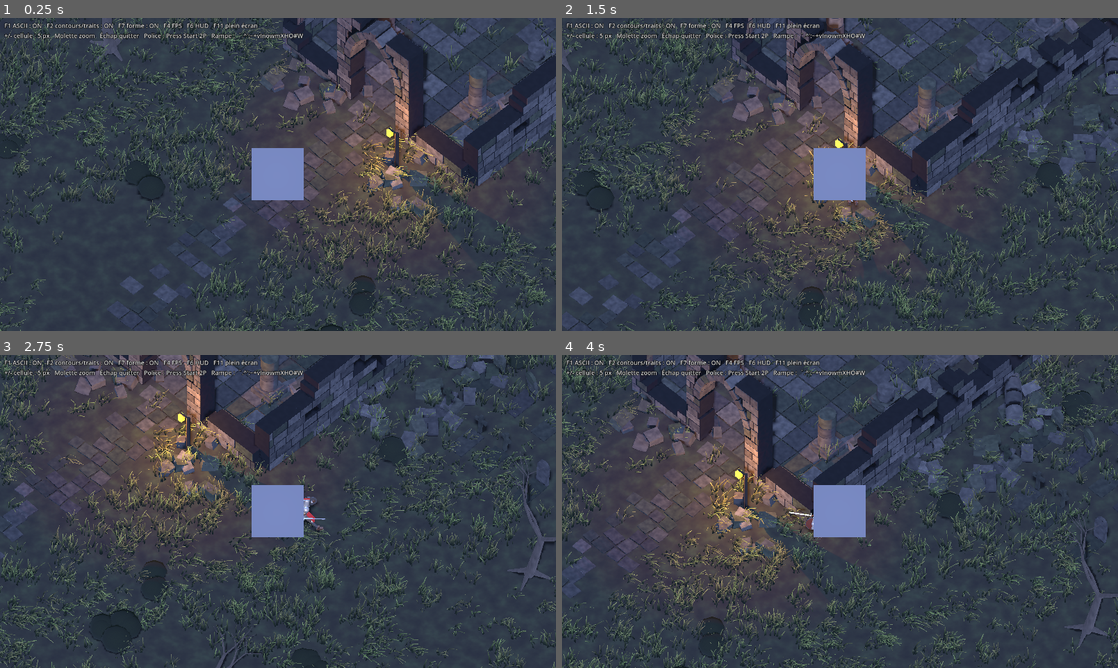
Above: before the commit, frames 1-4 (two rows, left to right).
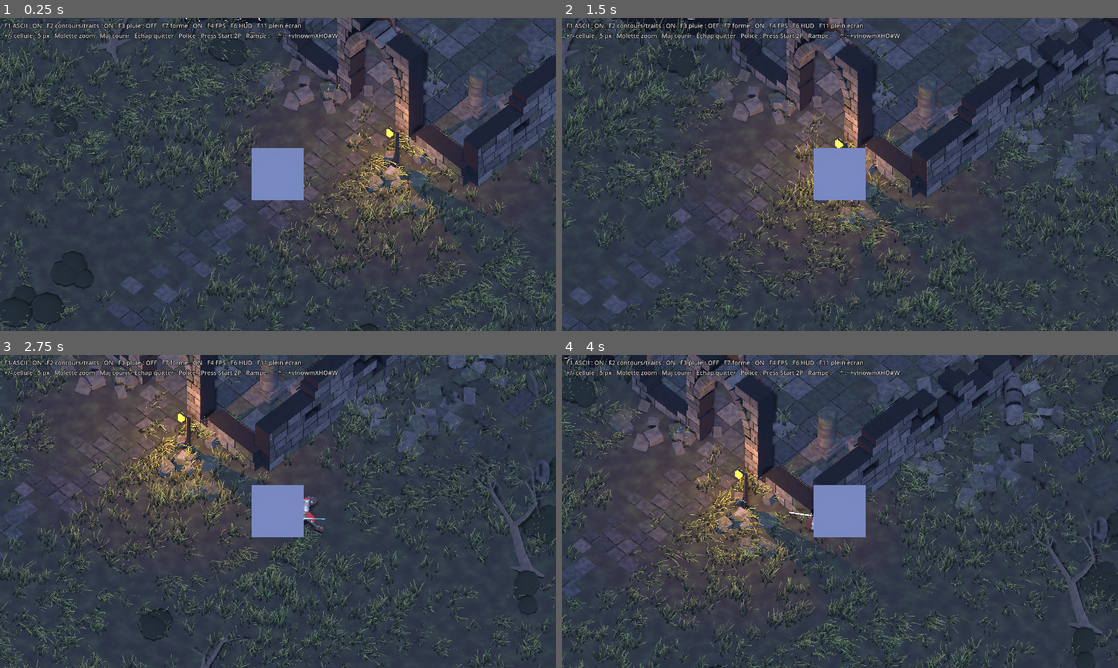
Above: after the commit, the same moments.

Repository: BarbeauAxel/ascii-game
Game: Godot game, scene res://scenes/main.tscn
Same seed, same stepped clock (60 frames per second), same inputs: the game is played once before the commit and once after it.
Inputs (mouse positions are in pixels of both pictures, inside the frame that each line leads up to):
- Up to frame 1 (0.25 s): no input
- Up to frame 2 (1.5 s): move the mouse to (962, 158) at 0.52 s; hold D (move_right) 0.53-1.28 s; hold Shift (run) 0.53-1.28 s; click (962, 158) at 0.67 s; tap Space (jump) at 0.77 s; move the mouse to (728, 190) at 1.27 s; hold S (move_back) from 1.28 s (still down); tap Shift (run) at 1.35 s
- Up to frame 3 (2.75 s): tap Space (jump) at 1.52 s; move the mouse to (333, 442) at 2.02 s; release S (move_back) at 2.03 s; hold D (move_right) from 2.03 s (still down); hold Shift (run) from 2.03 s (still down)
- Up to frame 4 (4 s): move the mouse to (812, 574) at 2.77 s; release D (move_right) at 2.78 s; release Shift (run) at 2.78 s; hold W (move_forward) 2.78-3.53 s; tap Shift (run) at 2.85 s; click (812, 574) at 2.92 s; tap Space (jump) at 3.02, 3.77 s; move the mouse to (1006, 558) at 3.52 s; hold A (move_left) from 3.53 s (still down); hold Shift (run) from 3.53 s (still down)

The runs differ from the first frame. In frame 1, 17% of the frame differs, in the area x 0-100%, y 0-100%; in frame 2, 16%; in frame 3, 18%; in frame 4, 16%.

Commit message:
Étape 2 (partie 2) : mare aux reflets de lune et pluie (F3)
- mare : water.gdshader (vagues, rides, paillettes de lune simulées, ronds
  de pluie), berge de pierres, roseaux ; plus d'herbe ni de buissons dans l'eau
- scripts/world/rain.gd : pluie discrète en GPUParticles3D, éclaboussures,
  fondu, brouillard plus dense ; F3 et --rain
- HUD : état de la pluie, rappel Maj pour courir ; README mis à jour

Diff:
--- a/scenes/main.tscn
+++ b/scenes/main.tscn
@@ -8,6 +8,7 @@
 [ext_resource type="Script" path="res://scripts/world/ruins.gd" id="6_ruins"]
 [ext_resource type="Script" path="res://scripts/world/nature.gd" id="7_nature"]
 [ext_resource type="Script" path="res://scripts/world/flicker_light.gd" id="8_flicker"]
+[ext_resource type="Script" path="res://scripts/world/rain.gd" id="9_rain"]
 
 [sub_resource type="Environment" id="Env_night"]
 background_mode = 1
@@ -100,6 +101,10 @@
 [node name="Player" parent="." instance=ExtResource("2_player")]
 position = Vector3(0, 0.1, 5)
 
+[node name="Rain" type="Node3D" parent="."]
+script = ExtResource("9_rain")
+target_path = NodePath("../Player")
+
 [node name="Camera3D" type="Camera3D" parent="."]
 position = Vector3(10, 13, 14)
 current = true
--- a/scripts/main.gd
+++ b/scripts/main.gd
@@ -2,15 +2,16 @@
 ## Script racine : touches de debug, HUD et compteur de FPS.
 ##
 ## F1 : effet ASCII on/off           F2 : contours et traits orientés on/off
-## F4 : compteur de FPS              F6 : HUD on/off
+## F3 : pluie on/off                 F4 : compteur de FPS              F6 : HUD on/off
 ## F7 : correspondance de forme on/off (sinon rampe de densité seule)
 ## F11 : plein écran                 +/- : taille de cellule
 ## Molette : zoom (géré par camera_follow.gd)       Échap : quitter
-## (F3 : pluie et F5 : joueur fin arrivent aux étapes 2 et 3.)
+## (F5 : joueur en cellules fines arrive à l'étape 3.)
 
 @onready var post: AsciiPostProcess = $Camera3D/AsciiPostProcess
 @onready var hud: Label = $HUD/Label
 @onready var fps_label: Label = $HUD/FpsLabel
+@onready var rain: Node = $Rain  # rain.gd
 
 var _fps_timer := 0.0
 
@@ -74,6 +75,9 @@
 		post.toggle_enabled()
 	elif key.keycode == KEY_F2:
 		post.toggle_edges()
+	elif key.keycode == KEY_F3:
+		rain.toggle()
+		_update_hud()
 	elif key.keycode == KEY_F4:
 		fps_label.visible = not fps_label.visible
 		_fps_timer = 0.0
@@ -97,9 +101,10 @@
 
 func _update_hud() -> void:
 	var on_off := func(value: bool) -> String: return "ON" if value else "OFF"
-	hud.text = "F1 ASCII : %s   F2 contours/traits : %s   F7 forme : %s   F4 FPS   F6 HUD   F11 plein écran\n+/- cellule : %d px   Molette zoom   Échap quitter   Police : %s   Rampe : %s" % [
+	hud.text = "F1 ASCII : %s   F2 contours/traits : %s   F3 pluie : %s   F7 forme : %s   F4 FPS   F6 HUD   F11 plein écran\n+/- cellule : %d px   Molette zoom   Maj courir   Échap quitter   Police : %s   Rampe : %s" % [
 		on_off.call(post.ascii_enabled),
 		on_off.call(post.edges_enabled),
+		on_off.call(rain.active),
 		on_off.call(post.shape_matching_enabled),
 		post.cell_size,
 		post.get_font_name(),
--- a/scripts/world/nature.gd
+++ b/scripts/world/nature.gd
@@ -11,6 +11,8 @@
 ## - Arbres morts : branches récursives tordues (cylindres effilés), fusionnées
 ##   en un seul maillage par arbre avec SurfaceTool.
 ## - Buissons : amas de sphères aplaties, fusionnés de la même façon.
+## - Mare : surface d'eau (water.gdshader) au contour irrégulier, berge de
+##   pierres, roseaux. La pluie (rain.gd) y fait apparaître des ronds de gouttes.
 
 @export var seed := 4242
 @export var ground_size := 110.0
@@ -20,11 +22,15 @@
 @export var grass_extent := 30.0
 
 const GRASS_SHADER := preload("res://shaders/grass.gdshader")
+const WATER_SHADER := preload("res://shaders/water.gdshader")
 const STONE := preload("res://scripts/world/stone_material.gd")
 
 # Zones sans herbe (ou presque) : nef dallée et chemin.
 const NAVE_RECT := Rect2(-5.3, -16.8, 10.6, 16.4)
 const PATH_RECT := Rect2(-1.4, -0.4, 2.8, 14.5)
+# Mare : centre et rayon moyen (contour irrégulier, voir pond_radius()).
+const POND_CENTER := Vector2(-10.5, -1.0)
+const POND_RADIUS := 3.4
 
 var _rng := RandomNumberGenerator.new()
 
@@ -34,6 +40,7 @@
 		child.queue_free()
 	_rng.seed = seed
 	_build_ground()
+	_build_pond()
 	_build_grass()
 	_build_trees()
 	_build_bushes()
@@ -107,13 +114,25 @@
 		var keep := smoothstep(0.25, 0.65, patch)
 		if NAVE_RECT.has_point(center) or PATH_RECT.has_point(center):
 			keep *= 0.12
+		# Mare : pas d'herbe dans l'eau, roseaux hauts et secs sur la rive.
+		var shore := _pond_distance(center)
+		if shore < 0.15:
+			continue
+		var reeds := shore < 0.9
+		if reeds:
+			keep = 0.9
 		if _rng.randf() > keep:
 			continue
 		var blades := _rng.randi_range(7, 15)
 		var tall := lerpf(0.35, 0.95, patch)
 		var dry := clampf(_rng.randf_range(-0.2, 0.6) + (1.0 - patch) * 0.4, 0.0, 1.0)
+		if reeds:
+			tall = _rng.randf_range(1.1, 1.6)
+			dry = _rng.randf_range(0.5, 1.0)
 		for b in blades:
 			var p := center + Vector2(_rng.randf_range(-1, 1), _rng.randf_range(-1, 1)) * 0.22
+			if _pond_distance(p) < 0.1:
+				continue
 			var h := tall * _rng.randf_range(0.55, 1.15)
 			var w := _rng.randf_range(0.8, 1.4)
 			# Inclinaison naturelle aléatoire + orientation.
@@ -170,6 +189,88 @@
 	for i in [i0, i1, i2]:
 		st.set_uv(uvs[i])
 		st.add_vertex(pts[i])
+
+
+# --- Mare ---------------------------------------------------------------------------------
+
+## Rayon de la mare dans la direction `angle` (contour irrégulier, déterministe).
+static func pond_radius(angle: float) -> float:
+	return POND_RADIUS * (1.0 + 0.17 * sin(3.0 * angle + 1.0) + 0.09 * sin(5.0 * angle + 2.0) + 0.05 * sin(9.0 * angle))
+
+
+## Distance (mètres) d'un point au bord de la mare : négative dans l'eau.
+func _pond_distance(p: Vector2) -> float:
+	var d := p - POND_CENTER
+	return d.length() - pond_radius(d.angle())
+
+
+func _build_pond() -> void:
+	# Disque polaire assez fin pour que les vagues déforment les sommets.
+	var st := SurfaceTool.new()
+	st.begin(Mesh.PRIMITIVE_TRIANGLES)
+	var segments := 64
+	var rings := 10
+	var water_y := 0.03
+	var pts: Array[Vector3] = []
+	pts.append(Vector3(POND_CENTER.x, water_y, POND_CENTER.y))
+	for ring in range(1, rings + 1):
+		for k in segments:
+			var a := TAU * k / segments
+			var r := pond_radius(a) * float(ring) / rings
+			pts.append(Vector3(POND_CENTER.x + cos(a) * r, water_y, POND_CENTER.y + sin(a) * r))
+	st.set_normal(Vector3.UP)
+	for k in segments:
+		var k1 := (k + 1) % segments
+		_water_tri(st, pts[0], pts[1 + k1], pts[1 + k])
+		for ring in range(1, rings):
+			var i0 := 1 + (ring - 1) * segments
+			var i1 := 1 + ring * segments
+			_water_tri(st, pts[i0 + k], pts[i0 + k1], pts[i1 + k])
+			_water_tri(st, pts[i0 + k1], pts[i1 + k1], pts[i1 + k])
+	var mat := ShaderMaterial.new()
+	mat.shader = WATER_SHADER
+	var water := MeshInstance3D.new()
+	water.name = "Pond"
+	water.mesh = st.commit()
+	water.material_override = mat
+	water.cast_shadow = GeometryInstance3D.SHADOW_CASTING_SETTING_OFF
+	water.add_to_group("rain_receivers")
+	add_child(water)
+
+	# Berge : pierres plates et galets le long du bord.
+	var rock_mat := StandardMaterial3D.new()
+	rock_mat.albedo_color = Color(0.36, 0.36, 0.34)
+	rock_mat.albedo_texture = STONE.get_material().albedo_texture
+	rock_mat.uv1_triplanar = true
+	rock_mat.uv1_world_triplanar = true
+	rock_mat.uv1_scale = Vector3(1.5, 1.5, 1.5)
+	rock_mat.roughness = 0.9
+	var rocks := SurfaceTool.new()
+	rocks.begin(Mesh.PRIMITIVE_TRIANGLES)
+	var a := 0.0
+	while a < TAU:
+		var size := _rng.randf_range(0.18, 0.45)
+		var r := pond_radius(a) + _rng.randf_range(-0.1, 0.25)
+		var pos := Vector3(POND_CENTER.x + cos(a) * r, size * 0.15, POND_CENTER.y + sin(a) * r)
+		var sphere := SphereMesh.new()
+		sphere.radius = size
+		sphere.height = size * 2.0
+		sphere.radial_segments = 7
+		sphere.rings = 4
+		var basis_rock := Basis.from_euler(Vector3(_rng.randf_range(-0.3, 0.3), _rng.randf() * TAU, _rng.randf_range(-0.3, 0.3)))
+		rocks.append_from(sphere, 0, Transform3D(basis_rock * Basis.from_scale(Vector3(1.3, 0.45, 1.0)), pos))
+		a += _rng.randf_range(0.12, 0.45)
+	var shore := MeshInstance3D.new()
+	shore.name = "PondRocks"
+	shore.mesh = rocks.commit()
+	shore.material_override = rock_mat
+	add_child(shore)
+
+
+func _water_tri(st: SurfaceTool, a: Vector3, b: Vector3, c: Vector3) -> void:
+	for v in [a, b, c]:
+		st.set_uv(Vector2(v.x, v.z))
+		st.add_vertex(v)
 
 
 # --- Arbres morts ----------------------------------------------------------------------
@@ -284,7 +385,7 @@
 	while placed < 26:
 		var p := Vector3(_rng.randf_range(-24, 24), 0, _rng.randf_range(-26, 20))
 		var p2 := Vector2(p.x, p.z)
-		if NAVE_RECT.grow(1.2).has_point(p2) or PATH_RECT.grow(1.0).has_point(p2) or p2.length() < 3.0:
+		if NAVE_RECT.grow(1.2).has_point(p2) or PATH_RECT.grow(1.0).has_point(p2) or p2.length() < 3.0 or _pond_distance(p2) < 1.0:
 			continue
 		placed += 1
 		var lumps := _rng.randi_range(3, 7)
--- /dev/null
+++ b/scripts/world/rain.gd
@@ -0,0 +1,170 @@
+class_name Rain
+extends Node3D
+## Pluie (F3) : gouttes en GPUParticles3D, éclaboussures au sol, ronds sur la
+## mare, brouillard qui s'épaissit. Construite en code.
+##
+## La zone de pluie suit le joueur (la caméra orthographique ne voit qu'un
+## rectangle de terrain autour de lui). Les particules sont en coordonnées
+## monde : une goutte déjà tombée ne suit pas le joueur.
+##
+## Les gouttes sont des traits verticaux opaques (le shader ASCII ne lit que
+## l'image opaque) et « souples » (rugosité 1.0) : elles deviennent des
+## glyphes | / sans être cernées de contours.
+
+## Nœud suivi (le joueur).
+@export var target_path: NodePath
+## Côté du carré couvert par la pluie (mètres) : couvre le zoom le plus large.
+@export var area := 48.0
+## Hauteur d'apparition des gouttes.
+@export var drop_height := 14.0
+@export var drop_count := 3500
+@export var drop_speed := 17.0
+@export var splash_count := 2000
+## Vent : inclinaison des gouttes (m/s horizontaux).
+@export var wind := Vector3(2.0, 0.0, 0.8)
+## Durée du fondu (début / fin d'averse), en secondes.
+@export var fade_time := 1.5
+## Brouillard multiplié par ce facteur sous la pluie.
+@export var fog_boost := 3.0
+
+var active := false
+var _amount := 0.0
+var _target: Node3D
+var _drops: GPUParticles3D
+var _splashes: GPUParticles3D
+var _env: Environment
+var _fog_density := 0.0
+var _fog_height_density := 0.0
+
+
+func _ready() -> void:
+	_target = get_node_or_null(target_path) as Node3D
+	_drops = _make_drops()
+	_splashes = _make_splashes()
+	_drops.emitting = false
+	_splashes.emitting = false
+	var world := get_viewport().find_world_3d()
+	if world and world.environment:
+		_env = world.environment
+	elif get_tree().current_scene:
+		var we := get_tree().current_scene.find_child("WorldEnvironment", true, false) as WorldEnvironment
+		if we:
+			_env = we.environment
+	if _env:
+		_fog_density = _env.fog_density
+		_fog_height_density = _env.fog_height_density
+	if "--rain" in OS.get_cmdline_user_args():
+		set_active(true)
+		_amount = 1.0
+
+
+func toggle() -> void:
+	set_active(not active)
+
+
+func set_active(on: bool) -> void:
+	active = on
+	_drops.emitting = on
+	_splashes.emitting = on
+
+
+func _process(delta: float) -> void:
+	if _target:
+		var p := _target.global_position
+		global_position = Vector3(p.x, 0.0, p.z)
+	var wanted := 1.0 if active else 0.0
+	if is_equal_approx(_amount, wanted) and _amount == 0.0:
+		return
+	_amount = move_toward(_amount, wanted, delta / fade_time)
+	# Ronds de gouttes sur l'eau.
+	for node in get_tree().get_nodes_in_group("rain_receivers"):
+		var mesh := node as GeometryInstance3D
+		if mesh and mesh.material_override is ShaderMaterial:
+			(mesh.material_override as ShaderMaterial).set_shader_parameter("rain_amount", _amount)
+	# Brouillard plus dense sous l'averse.
+	if _env:
+		_env.fog_density = lerpf(_fog_density, _fog_density * fog_boost, _amount)
+		_env.fog_height_density = lerpf(_fog_height_density, _fog_height_density * 1.5, _amount)
+
+
+func _make_drops() -> GPUParticles3D:
+	var process := ParticleProcessMaterial.new()
+	process.emission_shape = ParticleProcessMaterial.EMISSION_SHAPE_BOX
+	process.emission_box_extents = Vector3(area * 0.5, 0.5, area * 0.5)
+	var fall := Vector3(wind.x, -drop_speed, wind.z)
+	process.direction = fall.normalized()
+	process.spread = 0.0
+	process.initial_velocity_min = fall.length() * 0.9
+	process.initial_velocity_max = fall.length() * 1.1
+	process.gravity = Vector3.ZERO
+	process.scale_min = 0.7
+	process.scale_max = 1.2
+
+	var quad := QuadMesh.new()
+	quad.size = Vector2(0.02, 0.45)
+	quad.material = _drop_material(Color(0.42, 0.48, 0.6), 0.9)
+
+	var p := GPUParticles3D.new()
+	p.name = "Drops"
+	p.amount = drop_count
+	# Durée de vie = temps de chute jusqu'un peu sous le sol (caché par lui).
+	p.lifetime = (drop_height + 0.5) / drop_speed
+	p.preprocess = p.lifetime
+	p.local_coords = false
+	p.process_material = process
+	p.draw_pass_1 = quad
+	p.cast_shadow = GeometryInstance3D.SHADOW_CASTING_SETTING_OFF
+	p.position = Vector3(0.0, drop_height, 0.0)
+	p.visibility_aabb = AABB(Vector3(-area * 0.5, -drop_height - 2.0, -area * 0.5), Vector3(area, drop_height + 4.0, area))
+	add_child(p)
+	return p
+
+
+func _make_splashes() -> GPUParticles3D:
+	var process := ParticleProcessMaterial.new()
+	process.emission_shape = ParticleProcessMaterial.EMISSION_SHAPE_BOX
+	process.emission_box_extents = Vector3(area * 0.5, 0.0, area * 0.5)
+	process.direction = Vector3.UP
+	process.spread = 35.0
+	process.initial_velocity_min = 0.8
+	process.initial_velocity_max = 1.8
+	process.gravity = Vector3(0.0, -9.8, 0.0)
+	process.scale_min = 0.6
+	process.scale_max = 1.3
+
+	var drop := SphereMesh.new()
+	drop.radius = 0.025
+	drop.height = 0.05
+	drop.radial_segments = 4
+	drop.rings = 2
+	drop.material = _drop_material(Color(0.6, 0.68, 0.8), 0.0)
+
+	var p := GPUParticles3D.new()
+	p.name = "Splashes"
+	p.amount = splash_count
+	p.lifetime = 0.3
+	p.local_coords = false
+	p.process_material = process
+	p.draw_pass_1 = drop
+	p.cast_shadow = GeometryInstance3D.SHADOW_CASTING_SETTING_OFF
+	p.position = Vector3(0.0, 0.04, 0.0)
+	p.visibility_aabb = AABB(Vector3(-area * 0.5, -1.0, -area * 0.5), Vector3(area, 3.0, area))
+	add_child(p)
+	return p
+
+
+## Matériau des gouttes : opaque, émissif (visible de nuit), rugosité 1.0
+## (« souple » pour le shader ASCII). `billboard` > 0 : trait vertical tourné
+## vers la caméra autour de l'axe Y.
+func _drop_material(color: Color, billboard: float) -> StandardMaterial3D:
+	var m := StandardMaterial3D.new()
+	m.albedo_color = color * 0.4
+	m.emission_enabled = true
+	m.emission = color
+	m.emission_energy_multiplier = 0.35
+	m.roughness = 1.0
+	m.cull_mode = BaseMaterial3D.CULL_DISABLED
+	if billboard > 0.0:
+		m.billboard_mode = BaseMaterial3D.BILLBOARD_FIXED_Y
+		m.billboard_keep_scale = true
+	return m
--- /dev/null
+++ b/shaders/water.gdshader
@@ -0,0 +1,86 @@
+shader_type spatial;
+// Eau de la mare : surface opaque sombre, vagues douces, et reflet de la lune
+// en paillettes.
+//
+// Reflet de la lune : la caméra plonge vers le sol, la lune n'est donc jamais
+// dans le champ. On la place « derrière » la mare, à l'opposé de la caméra,
+// un peu plus bas que le rayon réfléchi par une eau parfaitement plate : seules
+// les facettes de vague inclinées dans le bon sens renvoient la lune, ce qui
+// donne des paillettes qui scintillent avec les vagues.
+//
+// Pluie (rain_amount > 0) : anneaux de gouttes qui s'élargissent à la surface.
+//
+// Opaque volontairement : le shader ASCII lit l'image des objets opaques
+// (une surface transparente n'y apparaîtrait pas).
+render_mode specular_schlick_ggx, cull_disabled;
+
+uniform vec3 deep_color : source_color = vec3(0.015, 0.03, 0.045);
+uniform vec3 shallow_color : source_color = vec3(0.07, 0.1, 0.13);
+uniform vec3 sky_color : source_color = vec3(0.1, 0.13, 0.22);
+uniform vec3 moon_color : source_color = vec3(0.8, 0.86, 1.0);
+// 1 = la lune exactement dans l'axe du reflet d'une eau plate (toute la mare
+// brille) ; plus bas = paillettes sur les seules vagues inclinées.
+uniform float moon_elevation = 0.68;
+uniform float glint_sharpness = 1800.0;
+uniform float glint_strength = 5.0;
+uniform float wave_height = 0.06;
+uniform float wave_scale = 1.0;
+uniform float wave_speed = 0.8;
+uniform float rain_amount : hint_range(0.0, 1.0) = 0.0;
+
+float hash(vec2 p) {
+	return fract(sin(dot(p, vec2(127.1, 311.7))) * 43758.5453);
+}
+
+// Hauteur de la surface (sans unité, multipliée par wave_height).
+float height(vec2 p, float time) {
+	float t = time * wave_speed;
+	float h = sin(dot(p, vec2(0.8, 0.6)) * wave_scale * 3.0 + t * 1.3) * 0.5
+		+ sin(dot(p, vec2(-0.5, 0.85)) * wave_scale * 4.7 + t * 1.7) * 0.3
+		+ sin(dot(p, vec2(0.95, -0.3)) * wave_scale * 7.3 + t * 2.3) * 0.2
+		// Ridules fines : morcellent le reflet de la lune en petites paillettes.
+		+ sin(dot(p, vec2(0.3, 0.95)) * wave_scale * 15.0 + t * 3.1) * 0.12
+		+ sin(dot(p, vec2(-0.85, -0.5)) * wave_scale * 19.0 + t * 3.7) * 0.08;
+	if (rain_amount > 0.0) {
+		// Une goutte par case de 0,7 m, à un instant propre à chaque case.
+		vec2 cell = floor(p / 0.7);
+		for (int i = 0; i < 4; i++) {
+			vec2 c = cell + vec2(float(i % 2), float(i / 2)) - 0.5;
+			vec2 center = (c + vec2(hash(c), hash(c + 7.3))) * 0.7;
+			float phase = fract(time * 1.2 + hash(c + 3.1));
+			float d = length(p - center);
+			float ring = sin((d - phase * 0.45) * 45.0) * exp(-abs(d - phase * 0.45) * 18.0);
+			h += ring * (1.0 - phase) * rain_amount * 1.5;
+		}
+	}
+	return h;
+}
+
+void vertex() {
+	vec3 world = (MODEL_MATRIX * vec4(VERTEX, 1.0)).xyz;
+	VERTEX.y += height(world.xz, TIME) * wave_height;
+}
+
+void fragment() {
+	vec3 world = (INV_VIEW_MATRIX * vec4(VERTEX, 1.0)).xyz;
+	// Normale par différences finies : inclut les détails fins (anneaux de pluie)
+	// trop petits pour la grille de sommets.
+	float e = 0.03;
+	float hx = height(world.xz + vec2(e, 0.0), TIME) - height(world.xz - vec2(e, 0.0), TIME);
+	float hz = height(world.xz + vec2(0.0, e), TIME) - height(world.xz - vec2(0.0, e), TIME);
+	vec3 n = normalize(vec3(-hx * wave_height / (2.0 * e), 1.0, -hz * wave_height / (2.0 * e)));
+	NORMAL = normalize((VIEW_MATRIX * vec4(n, 0.0)).xyz);
+
+	// Direction vers la caméra (constante en orthographique) et rayon réfléchi.
+	vec3 v = normalize((INV_VIEW_MATRIX * vec4(VIEW, 0.0)).xyz);
+	vec3 r = reflect(-v, n);
+	vec3 back = INV_VIEW_MATRIX[2].xyz;
+	vec3 moon = normalize(vec3(-back.x, back.y * moon_elevation, -back.z));
+	float glint = pow(max(dot(r, moon), 0.0), glint_sharpness);
+	float fresnel = 0.08 + 0.92 * pow(1.0 - max(dot(n, v), 0.0), 5.0);
+
+	ALBEDO = mix(deep_color, shallow_color, fresnel);
+	EMISSION = moon_color * glint * glint_strength + sky_color * fresnel * 0.6;
+	ROUGHNESS = 0.08;
+	SPECULAR = 0.5;
+}
